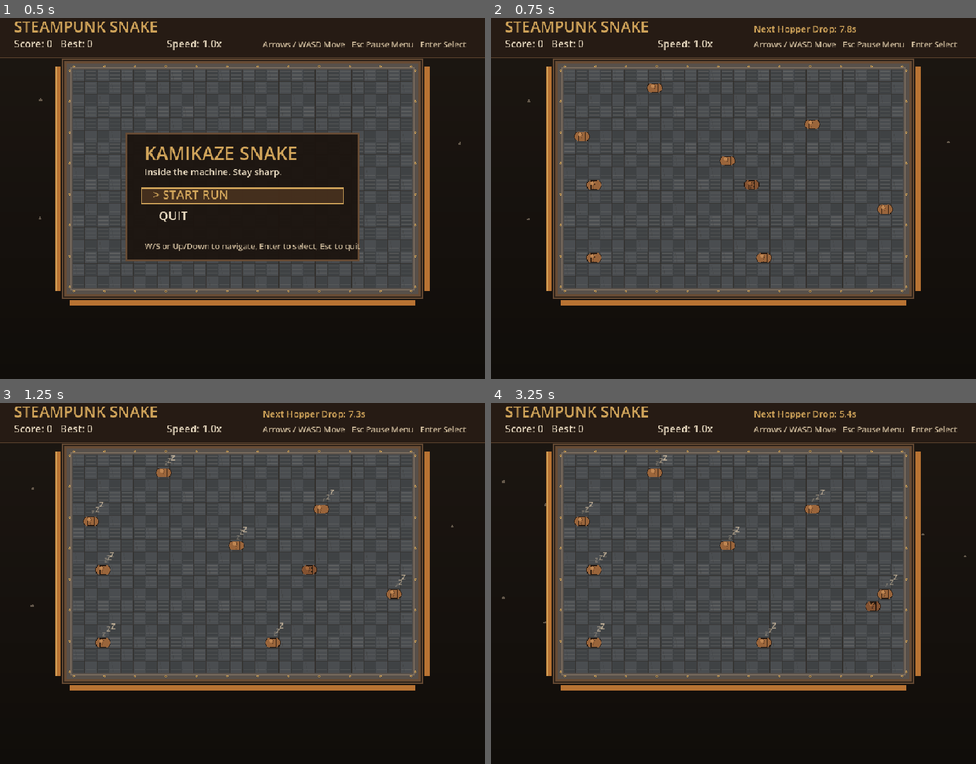
Above: before the commit, frames 1-4 (two rows, left to right).
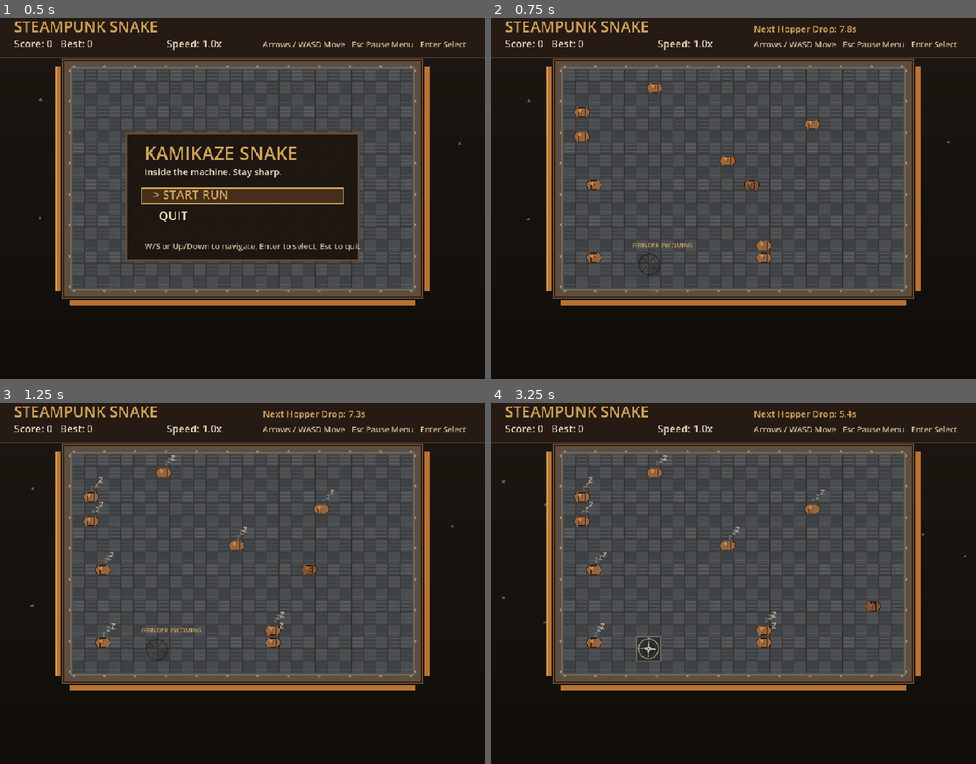
Above: after the commit, the same moments.

Repository: weitero/deja-brew
Game: Godot game, scene res://scenes/levels/snake_game.tscn
The game is run twice, just before and just after one commit, with the same random seed, the same clock (stepped at 60 frames per second) and the same inputs.
Inputs:
- Up to frame 1 (0.5 s): no input
- Up to frame 2 (0.75 s): tap Enter at 0.5, 0.6 s; hold Right (ui_right) from 0.53 s (still down)
- Up to frame 3 (1.25 s): keep holding Right (ui_right); tap Space at 0.77 s; tap Keypad Enter at 0.8 s
- Up to frame 4 (3.25 s): release Right (ui_right) at 1.28 s; hold Down (ui_down) 1.28-2.03 s; tap Keypad Enter at 1.35, 2.3, 2.85 s; tap Space at 1.52, 3.02 s; tap Enter at 1.55, 2.1, 3.05 s; hold Right (ui_right) 2.03-2.78 s; hold Up (ui_up) from 2.78 s (still down)

Frame 1 is identical in both runs. In frame 2, 0.4% of the frame differs, in the area x 17-83%, y 24-72%; in frame 3, 0.4%; in frame 4, 0.6%, in the area x 17-84%, y 20-72%.

Commit message:
feat: implement grinder mechanics and enhance bean spawning logic

Diff:
--- a/scripts/systems/snake_game.gd
+++ b/scripts/systems/snake_game.gd
@@ -30,6 +30,11 @@
 const BEAN_SPAWN_BOUNCE := 0.14
 const BEAN_SPAWN_SETTLE := 0.08
 const BEAN_SPAWN_TOTAL := BEAN_SPAWN_SHADOW + BEAN_SPAWN_APPEAR + BEAN_SPAWN_BOUNCE + BEAN_SPAWN_SETTLE
+const GRINDER_SIZE := 2
+const GRINDER_TELEGRAPH_TIME := 2.0
+const GRINDER_RELOCATE_INTERVAL := 5.0
+const GRIND_POP_LIFE := 0.20
+const GRIND_STEP_INTERVAL := 0.035
 
 var board_origin := Vector2.ZERO
 var board_size := Vector2.ZERO
@@ -65,6 +70,14 @@
 var bean_spawn_timer := 0.0
 var bean_trickle_interval := 8.0
 var bean_spawn_age: Dictionary = {}
+var grinder_origin: Vector2i = Vector2i(-1, -1)
+var grinder_angle := 0.0
+var grinder_active := false
+var grinder_telegraph_timer := 0.0
+var grinder_relocate_timer := 0.0
+var is_grinding := false
+var grind_step_timer := 0.0
+var grind_pops: Array[Dictionary] = []
 
 func _ready() -> void:
 	rng.randomize()
@@ -83,6 +96,14 @@
 	wake_pulses.clear()
 	bean_spawn_age.clear()
 	bean_spawn_timer = 0.0
+	grinder_origin = Vector2i(-1, -1)
+	grinder_angle = 0.0
+	grinder_active = false
+	grinder_telegraph_timer = 0.0
+	grinder_relocate_timer = GRINDER_RELOCATE_INTERVAL
+	is_grinding = false
+	grind_step_timer = 0.0
+	grind_pops.clear()
 	game_state = GameState.START_MENU
 
 func start_new_run() -> void:
@@ -101,10 +122,76 @@
 	next_direction = Vector2i.RIGHT
 	idle_beans.clear()
 	bean_spawn_age.clear()
+	place_grinder_random()
 	spawn_idle_beans(rng.randi_range(8, 15))
 	bean_spawn_timer = 0.0
+	grinder_angle = 0.0
+	grinder_active = false
+	grinder_telegraph_timer = GRINDER_TELEGRAPH_TIME
+	grinder_relocate_timer = GRINDER_RELOCATE_INTERVAL
+	is_grinding = false
+	grind_step_timer = 0.0
+	grind_pops.clear()
 	wake_pulses.clear()
 	queue_redraw()
+
+func can_spawn_leader(cell: Vector2i) -> bool:
+	return in_bounds(cell) and not is_grinder_cell(cell) and not is_idle_bean_at(cell)
+
+func find_leader_spawn_cell() -> Vector2i:
+	var preferred := Vector2i(int(GRID_SIZE.x / 2), int(GRID_SIZE.y / 2))
+	if can_spawn_leader(preferred):
+		return preferred
+
+	for _i: int in range(240):
+		var candidate := Vector2i(rng.randi_range(0, GRID_SIZE.x - 1), rng.randi_range(0, GRID_SIZE.y - 1))
+		if can_spawn_leader(candidate):
+			return candidate
+
+	for y: int in range(GRID_SIZE.y):
+		for x: int in range(GRID_SIZE.x):
+			var cell := Vector2i(x, y)
+			if can_spawn_leader(cell):
+				return cell
+
+	return Vector2i(0, 0)
+
+func spawn_new_leader_bean() -> void:
+	var spawn_cell := find_leader_spawn_cell()
+	snake.clear()
+	snake.append(spawn_cell)
+	direction = Vector2i.RIGHT
+	next_direction = Vector2i.RIGHT
+
+func spawn_grind_pop(cell: Vector2i) -> void:
+	var center := grid_to_pixel(cell) + Vector2(CELL_SIZE * 0.5, CELL_SIZE * 0.5)
+	grind_pops.append({"position": center, "ttl": GRIND_POP_LIFE, "life": GRIND_POP_LIFE})
+
+func begin_grind_sequence() -> void:
+	if is_grinding or snake.is_empty():
+		return
+	is_grinding = true
+	grind_step_timer = 0.0
+
+func process_grind(delta: float) -> void:
+	if not is_grinding:
+		return
+
+	grind_step_timer += delta
+	while grind_step_timer >= GRIND_STEP_INTERVAL and is_grinding:
+		grind_step_timer -= GRIND_STEP_INTERVAL
+		if snake.is_empty():
+			is_grinding = false
+			spawn_new_leader_bean()
+			return
+
+		var consumed: Vector2i = snake.pop_front()
+		spawn_grind_pop(consumed)
+
+		if snake.is_empty():
+			is_grinding = false
+			spawn_new_leader_bean()
+			return
 
 func bean_key(cell: Vector2i) -> String:
 	return "%d:%d" % [cell.x, cell.y]
@@ -158,6 +245,8 @@
 		occupied[segment] = true
 	for bean in idle_beans:
 		occupied[bean] = true
+	for grinder_cell in get_grinder_cells():
+		occupied[grinder_cell] = true
 
 	var spawned := 0
 	var attempts := 0
@@ -173,6 +262,58 @@
 		bean_spawn_age[bean_key(candidate)] = 0.0
 		spawned += 1
 
+func get_grinder_cells() -> Array[Vector2i]:
+	var cells: Array[Vector2i] = []
+	if grinder_origin.x < 0 or grinder_origin.y < 0:
+		return cells
+	for y: int in range(GRINDER_SIZE):
+		for x: int in range(GRINDER_SIZE):
+			cells.append(grinder_origin + Vector2i(x, y))
+	return cells
+
+func is_grinder_cell(cell: Vector2i) -> bool:
+	if grinder_origin.x < 0 or grinder_origin.y < 0:
+		return false
+	return (
+		cell.x >= grinder_origin.x
+		and cell.y >= grinder_origin.y
+		and cell.x < grinder_origin.x + GRINDER_SIZE
+		and cell.y < grinder_origin.y + GRINDER_SIZE
+	)
+
+func place_grinder_random(previous_origin: Vector2i = Vector2i(-1, -1)) -> void:
+	var tries := 0
+	var max_tries := 200
+	while tries < max_tries:
+		tries += 1
+		var candidate := Vector2i(
+			rng.randi_range(0, GRID_SIZE.x - GRINDER_SIZE),
+			rng.randi_range(0, GRID_SIZE.y - GRINDER_SIZE)
+		)
+		var overlaps := false
+		for y: int in range(GRINDER_SIZE):
+			for x: int in range(GRINDER_SIZE):
+				var cell := candidate + Vector2i(x, y)
+				if snake.has(cell) or is_idle_bean_at(cell):
+					overlaps = true
+					break
+				if previous_origin.x >= 0 and previous_origin.y >= 0 and (
+					cell.x >= previous_origin.x
+					and cell.y >= previous_origin.y
+					and cell.x < previous_origin.x + GRINDER_SIZE
+					and cell.y < previous_origin.y + GRINDER_SIZE
+				):
+					overlaps = true
+					break
+			if overlaps:
+				break
+		if not overlaps:
+			grinder_origin = candidate
+			return
+
+	# Fallback should be rare; still keep grinder in a valid in-bounds area.
+	grinder_origin = Vector2i(1, 1)
+
 func _unhandled_input(event: InputEvent) -> void:
 	if event is InputEventKey and event.pressed and not event.echo:
 		var key_event := event as InputEventKey
@@ -264,10 +405,27 @@
 		return
 
 	time_alive += delta
+	if not grinder_active:
+		grinder_telegraph_timer = maxf(0.0, grinder_telegraph_timer - delta)
+		if grinder_telegraph_timer <= 0.0:
+			grinder_active = true
+	else:
+		grinder_relocate_timer = maxf(0.0, grinder_relocate_timer - delta)
+		if grinder_relocate_timer <= 0.0:
+			var previous_origin := grinder_origin
+			grinder_active = false
+			grinder_telegraph_timer = GRINDER_TELEGRAPH_TIME
+			grinder_relocate_timer = GRINDER_RELOCATE_INTERVAL
+			place_grinder_random(previous_origin)
 	bean_spawn_timer += delta
 	while bean_spawn_timer >= bean_trickle_interval:
 		bean_spawn_timer -= bean_trickle_interval
 		spawn_idle_beans(rng.randi_range(2, 3))
+
+	if is_grinding:
+		process_grind(delta)
+		queue_redraw()
+		return
 
 	move_accumulator += delta
 
@@ -324,6 +482,9 @@
 	return Vector2i.ZERO
 
 func step_game() -> void:
+	if snake.is_empty():
+		return
+
 	direction = next_direction
 	var grows := is_idle_bean_at(snake[0] + direction)
 	var new_head := snake[0] + direction
@@ -344,6 +505,11 @@
 
 	snake.push_front(new_head)
 
+	if grinder_active and is_grinder_cell(new_head):
+		begin_grind_sequence()
+		queue_redraw()
+		return
+
 	if grows:
 		score += 10
 		best_score = max(best_score, score)
@@ -362,6 +528,9 @@
 	queue_redraw()
 
 func _process(delta: float) -> void:
+	if game_state == GameState.PLAYING:
+		grinder_angle += delta * 3.0
+
 	for key: String in bean_spawn_age.keys():
 		var age: float = float(bean_spawn_age[key]) + delta
 		bean_spawn_age[key] = minf(age, BEAN_SPAWN_TOTAL)
@@ -371,14 +540,21 @@
 		if float(wake_pulses[i]["ttl"]) <= 0.0:
 			wake_pulses.remove_at(i)
 
+	for i: int in range(grind_pops.size() - 1, -1, -1):
+		grind_pops[i]["ttl"] = float(grind_pops[i]["ttl"]) - delta
+		if float(grind_pops[i]["ttl"]) <= 0.0:
+			grind_pops.remove_at(i)
+
 	queue_redraw()
 
 func _draw() -> void:
 	draw_background()
 	draw_machine_frame()
 	draw_grid()
+	draw_grinder()
 	draw_idle_beans()
 	draw_snake()
+	draw_grind_pops()
 	draw_wake_pulses()
 	draw_hud()
 
@@ -475,6 +651,58 @@
 				)
 
 			draw_rect(Rect2(cell_pos, Vector2(CELL_SIZE, CELL_SIZE)), COLOR_GRID_LINE, false, 1.0)
+
+func draw_grinder() -> void:
+	if grinder_origin.x < 0 or grinder_origin.y < 0:
+		return
+
+	var grinder_pos := grid_to_pixel(grinder_origin)
+	var grinder_size_px := Vector2(float(CELL_SIZE * GRINDER_SIZE), float(CELL_SIZE * GRINDER_SIZE))
+	var grinder_rect := Rect2(grinder_pos, grinder_size_px)
+	var center := grinder_rect.position + grinder_rect.size * 0.5
+
+	if not grinder_active:
+		var pulse := 0.65 + 0.35 * sin(grinder_angle * 2.0)
+		var spin_offset := Vector2(cos(grinder_angle), sin(grinder_angle)) * 2.0
+		var shadow_col := Color(0.05, 0.04, 0.03, 0.24 + 0.12 * pulse)
+		var halo_col := Color(0.20, 0.16, 0.12, 0.20 + 0.10 * pulse)
+		draw_rect(grinder_rect, Color(0.0, 0.0, 0.0, 0.10), true)
+		draw_arc(center + spin_offset, CELL_SIZE * 0.86, 0.0, TAU, 32, shadow_col, 3.0)
+		draw_arc(center - spin_offset, CELL_SIZE * 0.62, 0.0, TAU, 28, halo_col, 2.0)
+
+		for i: int in range(4):
+			var ang := grinder_angle + float(i) * PI * 0.5
+			var dir := Vector2(cos(ang), sin(ang))
+			var p0 := center + dir * 6.0
+			var p1 := center + dir * (CELL_SIZE * 0.86)
+			draw_line(p0, p1, Color(0.08, 0.07, 0.06, 0.38), 2.0)
+
+		if game_state == GameState.PLAYING:
+			var tele_text := "GRINDER INCOMING"
+			draw_string(hud_font, grinder_rect.position + Vector2(-8, -8), tele_text, HORIZONTAL_ALIGNMENT_LEFT, -1, 12, Color("d0a45a"))
+		return
+
+	# Housing occupying exactly 2x2 cells.
+	draw_rect(grinder_rect, Color("2f302f"), true)
+	draw_rect(grinder_rect, Color("6f6a61"), false, 2.0)
+	draw_rect(Rect2(grinder_rect.position + Vector2(2, 2), grinder_rect.size - Vector2(4, 4)), Color("3d3e3d"), false, 1.0)
+
+	# Rotating inner ring and blades.
+	draw_arc(center, CELL_SIZE * 0.82, 0.0, TAU, 36, Color("938d82"), 2.0)
+	draw_arc(center, CELL_SIZE * 0.42, 0.0, TAU, 24, Color("1e1f1f"), 2.0)
+
+	for i: int in range(4):
+		var ang := grinder_angle + float(i) * PI * 0.5
+		var dir := Vector2(cos(ang), sin(ang))
+		var side := Vector2(-dir.y, dir.x)
+		var tip := center + dir * (CELL_SIZE * 0.76)
+		var inner_l := center + side * 2.5
+		var inner_r := center - side * 2.5
+		draw_colored_polygon([inner_l, tip, inner_r], Color("b9b1a4"))
+
+	# Bolt in the middle.
+	draw_circle(center, 4.0, Color("c7b59b"))
+	draw_circle(center, 1.5, Color("4d3a28"))
 
 func draw_idle_beans() -> void:
 	var ticks := float(Time.get_ticks_msec()) * 0.001
@@ -539,6 +767,25 @@
 			var p0 := center + Vector2(cos(ang), sin(ang)) * (radius - 2.0)
 			var p1 := center + Vector2(cos(ang), sin(ang)) * (radius + 5.0)
 			draw_line(p0, p1, Color(COLOR_COPPER.r, COLOR_COPPER.g, COLOR_COPPER.b, 0.6 * (1.0 - t)), 1.0)
+
+func draw_grind_pops() -> void:
+	for pop in grind_pops:
+		var ttl := float(pop["ttl"])
+		var life := float(pop["life"])
+		var t := 1.0 - clampf(ttl / life, 0.0, 1.0)
+		var center: Vector2 = pop["position"]
+		var ring_r := lerpf(3.0, 12.0, t)
+		var core_r := lerpf(4.0, 1.0, t)
+		var alpha := 0.9 * (1.0 - t)
+
+		draw_circle(center, core_r, Color(0.68, 0.52, 0.34, alpha))
+		draw_arc(center, ring_r, 0.0, TAU, 18, Color(0.88, 0.72, 0.46, alpha), 1.8)
+
+		for i: int in range(5):
+			var ang := float(i) * TAU / 5.0 + t * 0.9
+			var p0 := center + Vector2(cos(ang), sin(ang)) * (ring_r - 1.0)
+			var p1 := center + Vector2(cos(ang), sin(ang)) * (ring_r + 3.0)
+			draw_line(p0, p1, Color(0.95, 0.80, 0.55, alpha), 1.0)
 
 func draw_snake() -> void:
 	for i in snake.size():
